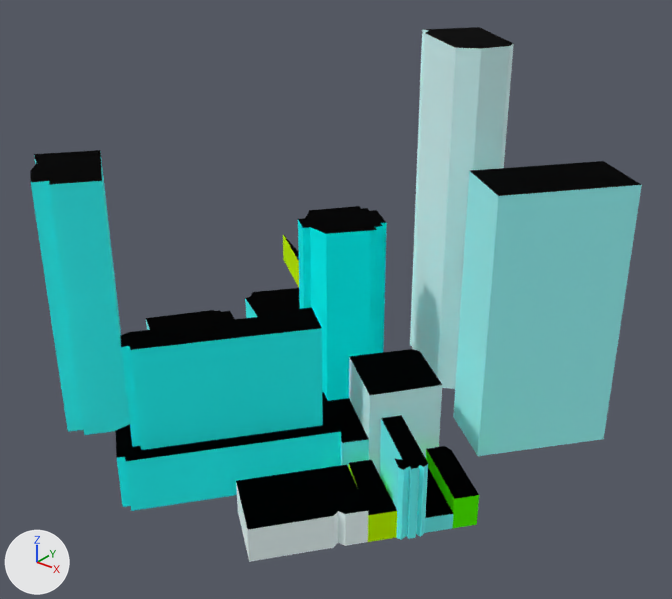
The glTF model web/public/assets/cities/losangeles/tiles/-3_-1.far.glb: old version first, new version second.
One viewpoint serves both versions: a 50 mm lens placed at (-305.0, -543.0, 319.0), pointed at (-618.0, -151.0, 76.0). The lights are fixed; the arrows at lower left show +X, +Y and +Z. The first picture is the older version. Where no turn or scale is listed for an object, it has been applied to the vertices. Vertices at exactly the same position are counted once.

The first picture shows '-3_-1_far'.
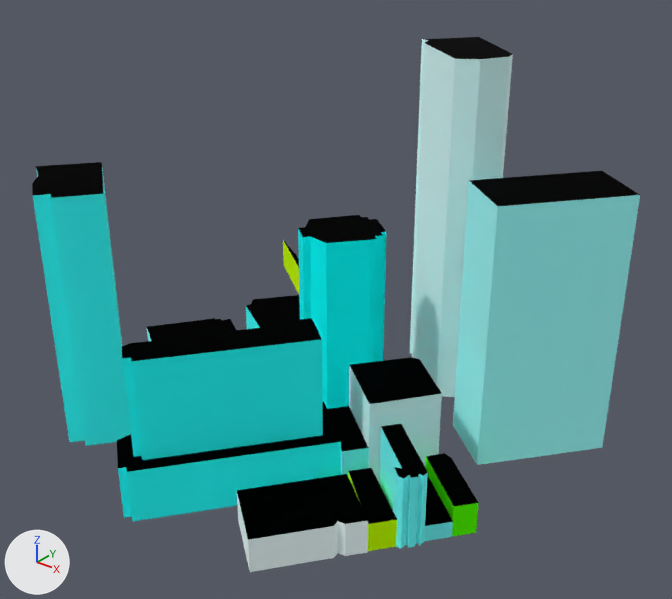
Location of each change, [x1, y1, x2, y2] in pixels of the pictures (672 x 599 px; the box of a moved part takes in the faces that stretch with it):
'-3_-1_far', reshaped, moved: before [30, 27, 642, 562]; after [32, 37, 640, 572]
part 1 of me_3__1_far, moved or reshaped: before [30, 150, 130, 435]; after [32, 162, 131, 446]
part 2 of me_3__1_far, moved or reshaped: before [245, 288, 300, 318]; after [246, 295, 300, 329]
part 3 of me_3__1_far, moved or reshaped: before [453, 161, 642, 456]; after [453, 171, 640, 465]
part 4 of me_3__1_far, moved or reshaped: before [283, 235, 299, 287]; after [283, 240, 299, 293]
part 5 of me_3__1_far, moved or reshaped: before [410, 27, 514, 389]; after [410, 37, 513, 397]
part 6 of me_3__1_far, moved or reshaped: before [236, 349, 479, 562]; after [237, 357, 478, 572]
part 7 of me_3__1_far, moved or reshaped (mostly hidden): before [146, 320, 150, 330]; after [147, 329, 151, 341]
part 8 of me_3__1_far, moved or reshaped: before [298, 206, 387, 401]; after [298, 215, 386, 409]

What changed in the scene script:
```text
Change me_3__1_far:
    used by ob_3__1_far; location = (-636.2, -147.0, 109.7)
    verts and faces of me_3__1_far; kept vertices keep their numbers, new ones are numbered from 255
    before: 2 (13.0, 93.0, 110.0) at pixel (429, 30), 3 (7.0, 94.0, 110.0) at pixel (422, 29), 5 (15.0, 85.0, 110.0) at pixel (424, 33), 7 (54.0, 57.0, 110.0) at pixel (455, 47), 9 (66.0, 64.0, 110.0) at pixel (481, 48)
    before: 11 (75.0, 81.0, 110.0) at pixel (510, 45), 13 (73.0, 89.0, 110.0) at pixel (513, 43), 15 (30.0, 123.0, 110.0) at pixel (479, 27)
    before: 78 (-158.0, -7.0, -110.0) at pixel (146, 328), 79 (-86.0, -53.0, -110.0), 82 (-59.0, -10.0, -110.0), 84 (-85.0, 7.0, -110.0), 86 (-79.0, 16.0, -110.0)
    before: 88 (-119.0, 41.0, -110.0), 90 (-123.0, 35.0, -110.0), 92 (-125.0, 37.0, -110.0), 94 (-127.0, 33.0, -110.0), 96 (-129.0, 34.0, -110.0)
    before: 150 (-14.0, 6.0, 8.0) at pixel (304, 218), 151 (-20.0, 18.0, 8.0) at pixel (309, 210), 153 (-16.0, 2.0, 8.0) at pixel (297, 218), 155 (-4.0, -7.0, 8.0) at pixel (302, 227), 157 (-1.0, -4.0, 8.0) at pixel (310, 227)
    before: 159 (12.0, -6.0, 8.0) at pixel (326, 233), 161 (30.0, 15.0, 8.0) at pixel (371, 230), 163 (31.0, 18.0, 8.0) at pixel (376, 229), 165 (28.0, 21.0, 8.0) at pixel (374, 226), 167 (31.0, 24.0, 8.0) at pixel (382, 226)
    before: 169 (27.0, 27.0, 8.0) at pixel (380, 223), 171 (29.0, 30.0, 8.0) at pixel (386, 222), 173 (12.0, 44.0, 8.0) at pixel (376, 210), 175 (9.0, 40.0, 8.0) at pixel (369, 210), 177 (5.0, 43.0, 8.0) at pixel (367, 208)
    before: 179 (3.0, 40.0, 8.0) at pixel (361, 208), 181 (-1.0, 43.0, 8.0) at pixel (359, 206)
    remove me_3__1_far.from_pydata(...)  # 255 vertices, 376 faces; spans x -165.0..165.0, y -153.0..153.0, z -110.0..110.0
    add me_3__1_far.from_pydata(...)  # 264 vertices, 376 faces; spans x -165.0..165.0, y -153.0..153.0, z -111.0..111.0
    me_3__1_far part 1: the loose piece of 16 vertices spanning x -135.0..-65.0, y -126.0..-65.0, z -110.0..49.0 is moved by (0.0, 0.0, -1.0)
    me_3__1_far part 2: the loose piece of 16 vertices spanning x -110.0..-24.0, y 17.0..100.0, z -110.0..-89.0 is moved by (0.0, 0.0, 1.0)
    me_3__1_far part 3: the loose piece of 8 vertices spanning x 82.0..165.0, y 7.0..96.0, z -110.0..50.0 is moved by (0.0, 0.0, 1.0)
    me_3__1_far part 4: the loose piece of 8 vertices spanning x -165.0..-100.0, y 107.0..153.0, z -110.0..-86.0 is moved by (0.0, 0.0, 1.0)
    me_3__1_far part 5
    add for i in [2, 3, 5, 7, 9, 11, 13, 15]: verts[i] += (0.0, 0.0, 1.0)
    me_3__1_far part 6
    29 vertices are removed from x 33.0..138.0, y -93.0..9.0, z -110.0..-56.0
    56 faces are deleted
    20 vertices in x 86.0..146.0, y -81.0..-20.0, z -110.0..-66.0 move by (0.0, 0.0, 2.0)
    16 vertices in x 41.0..129.0, y -141.0..-50.0, z -110.0..-90.0 move by (0.0, 0.0, 1.0)
    1 vertex moves from x 138.0, y -57.0, z -100.0 to x 129.0, y -69.0, z -98.0
    25 vertices are added at x 33.0..138.0, y -93.0..9.0, z -109.0..-83.0
    8 new vertices lie (9.0, 12.0, 0.0) away from vertices in x 68.0..138.0, y -93.0..-41.0, z -109.0..-83.0
    5 new vertices lie (0.0, 0.0, 55.0) away from vertices in x 43.0..102.0, y -49.0..9.0, z -109.0
    47 new faces join them, mat_facade
    9 new faces join them, mat_roof
    me_3__1_far part 7
    add for i in [78, 79, 82, 84, 86, 88, 90, 92, 94, 96]: verts[i] += (0.0, 0.0, 0.0)
    me_3__1_far part 8
    add for i in [150, 151, 153, 155, 157, 159, 161, 163, 165, 167, 169, 171, 173, 175, 177, 179, 181]: verts[i] += (0.0, 0.0, 1.0)
Change ob_3__1_far:
    ob_3__1_far.location: (-636.2, -147.0, 109.7) -> (-636.2, -147.0, 102.9)
```
